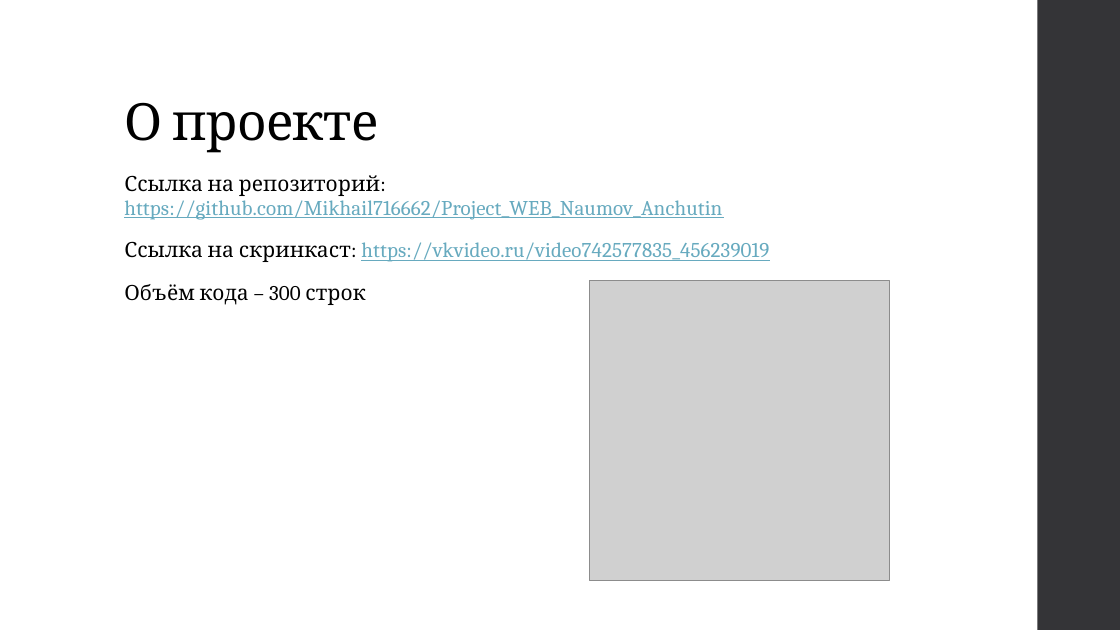
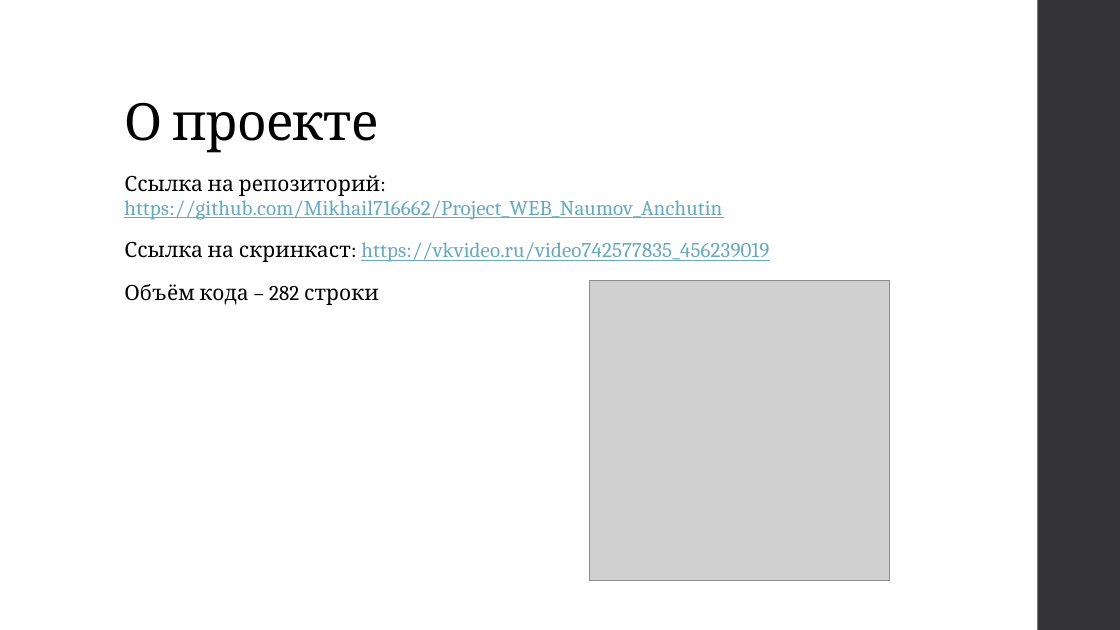
Before and after one commit to Mikhail716662/Project_WEB_Naumov_Anchutin, a slide deck: slide 9 of materials/presentation.pptx. Drawn at 1120x630 pixels with LibreOffice and Linux fonts; fonts in the diff are those of the drawing; grey boxes stand for pictures. Boxes give left, top, right and bottom in pixels: in the first picture for what was removed or moved away, otherwise in the second. Text is boxed around its words. In the diff, an @@ line names an element or a change of style, - is before the commit and + after.

```diff
--- a/materials/presentation.pptx
+++ b/materials/presentation.pptx
@@ text at box(124, 284, 379, 305): text changed @@
-Объём кода – 300 строк
+Объём кода – 282 строки
```
Also in this commit, not shown: 3 other slides changed, 1 other file.
